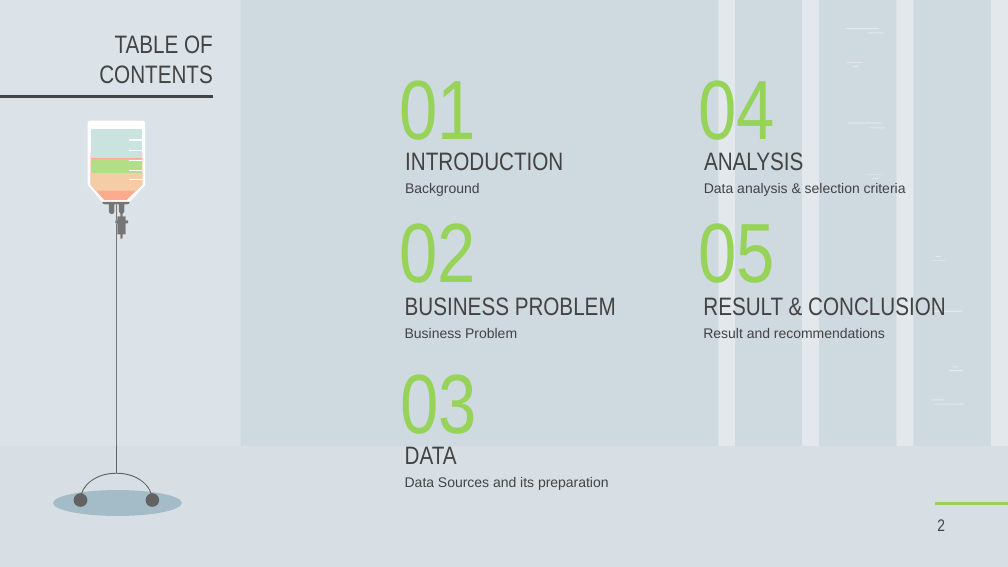
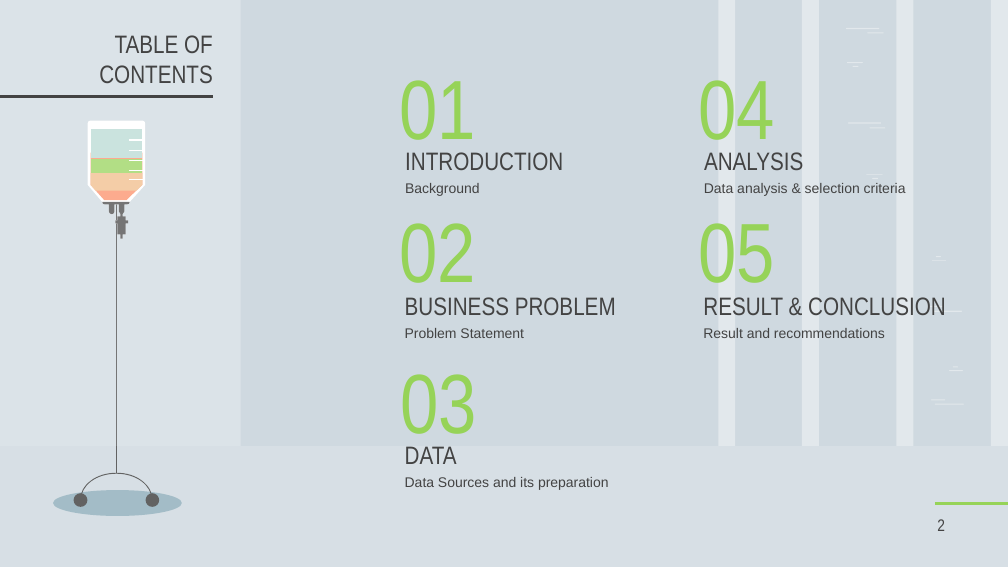
Before and after one commit to shilingt/Coursera_Capstone, a slide deck: slide 2 of Dental Clinic Location Selection.pptx. Drawn at 1008x567 pixels with LibreOffice and Linux fonts; fonts in the diff are those of the drawing. Boxes give left, top, right and bottom in pixels: in the first picture for what was removed or moved away, otherwise in the second. Text is boxed around its words. In the diff, an @@ line names an element or a change of style, - is before the commit and + after.

```diff
--- a/Dental Clinic Location Selection.pptx
+++ b/Dental Clinic Location Selection.pptx
@@ subtitle at <box>405,328,524,338</box>: text changed @@
-Business Problem
+Problem Statement
```
Also in this commit, not shown: 8 other slides changed, 2 other files.
